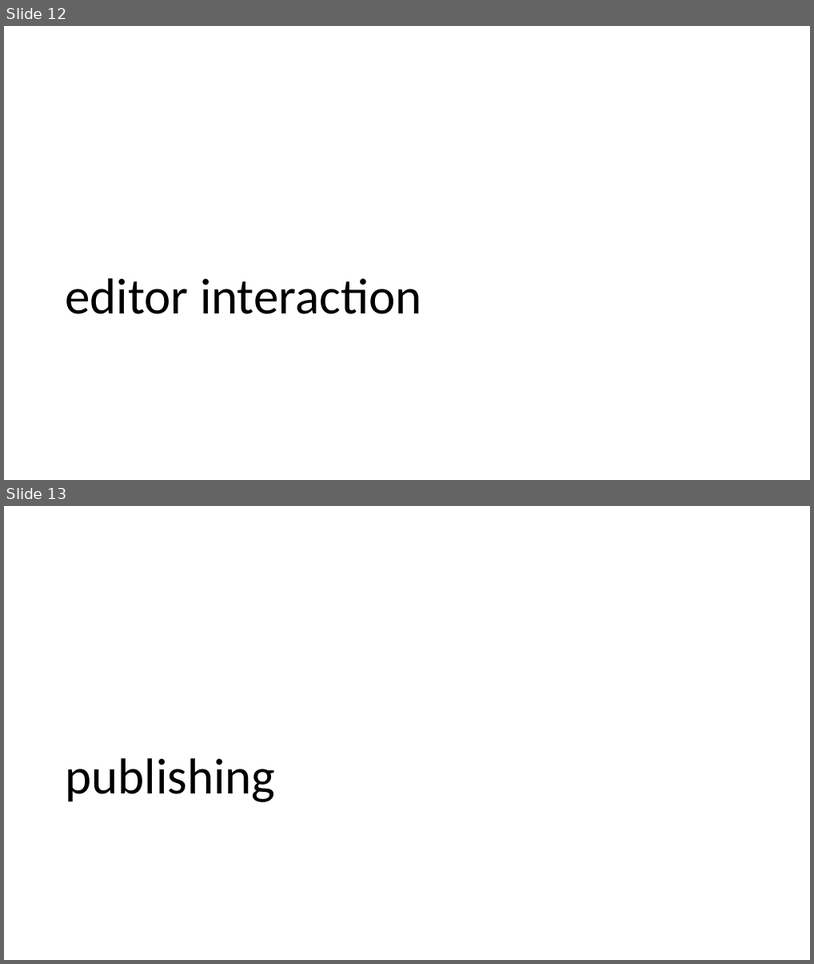
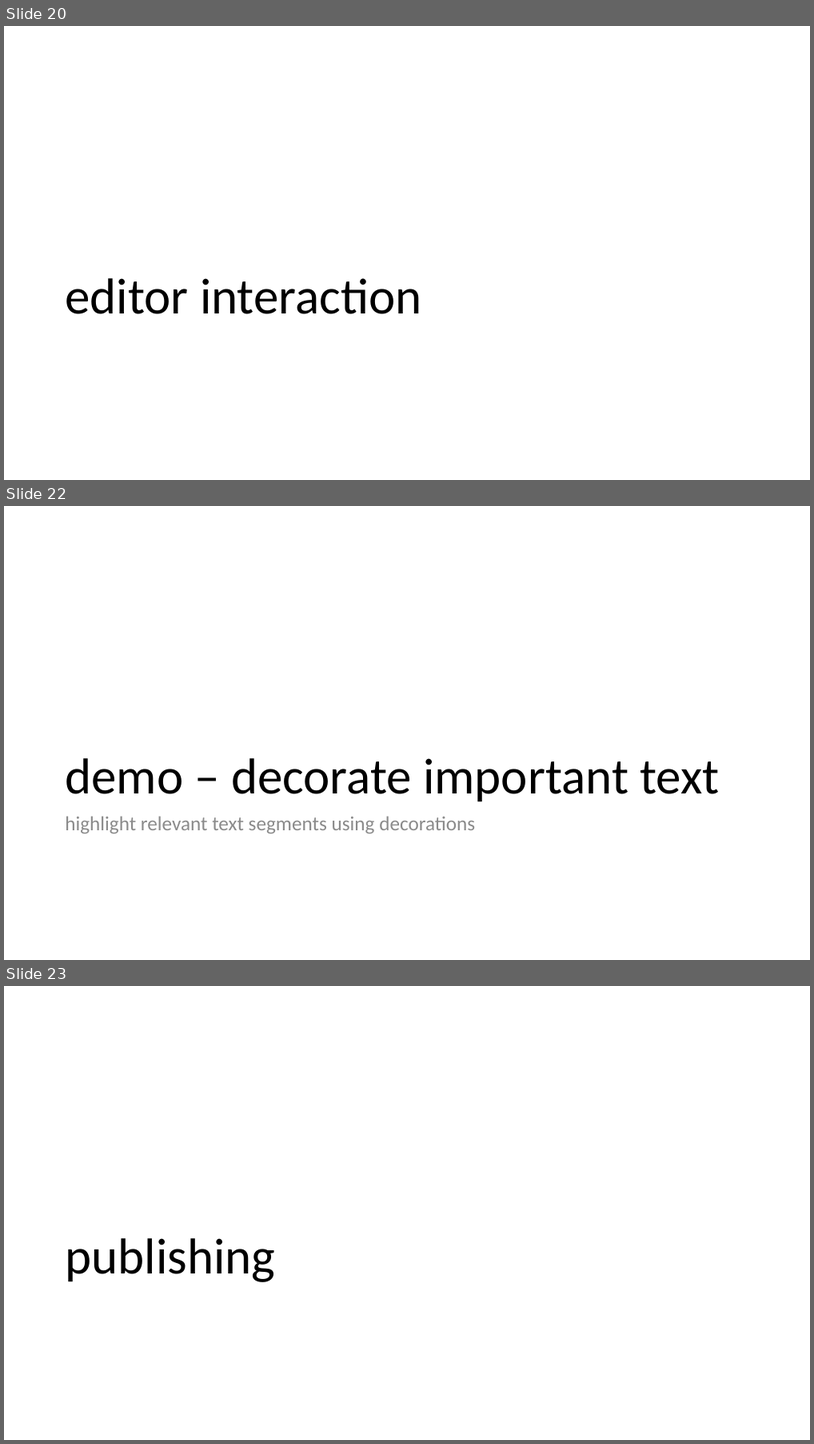
Before and after one commit to bradygaster-zz/extending-vscode-talk, a slide deck: extending-vs-code.pptx. Shown one above the other, each under a label of ours: slides 12 and 13 before the commit, slides 20, 22 and 23 after it; the slides between them are not shown. The pictures are 814x964 and 814x1444 pixels, drawn with LibreOffice and Linux fonts; fonts in the diff are those of the drawing. Boxes give left, top, right and bottom in pixels: in the first picture for what was removed or moved away, otherwise in the second. Text is boxed around its words. In the diff, an @@ line names an element or a change of style, - is before the commit and + after.

```diff
--- a/extending-vs-code.pptx
+++ b/extending-vs-code.pptx
@@ slide 22 added at (4,506,810,960), background #FFFFFF @@
@@ title added at (65,758,719,801), 60 pt, text #000000 @@
+demo – decorate important text
@@ text added at (65,816,475,833), 24 pt, text #8C8C8C @@
+highlight relevant text segments using decorations
@@ what was slide 12 is now slide 20 @@
@@ what was slide 13 is now slide 23 @@
```
Also in this commit, not shown: 1 slide changed, 11 other slides added, 2 slides removed, 31 other files.
